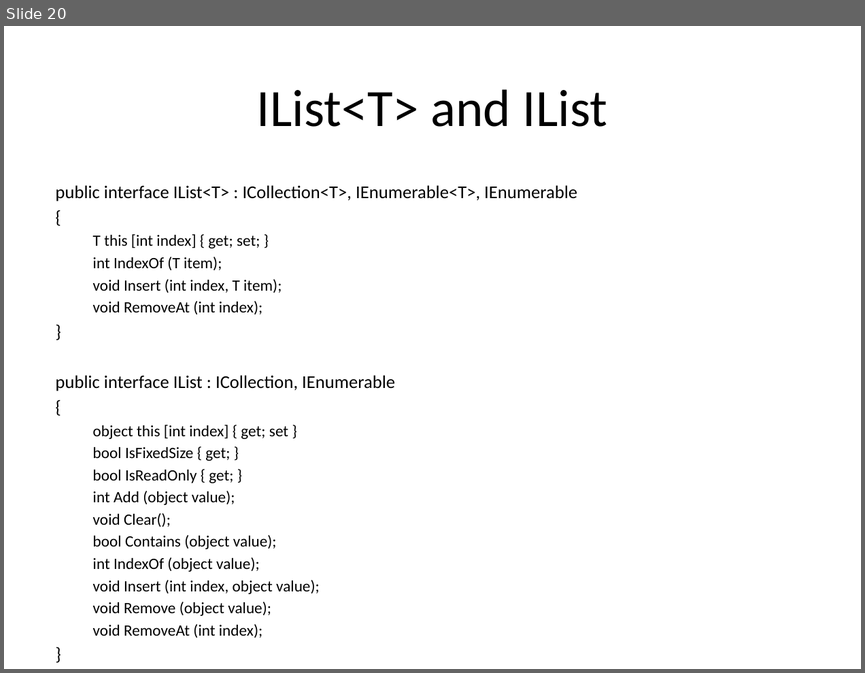
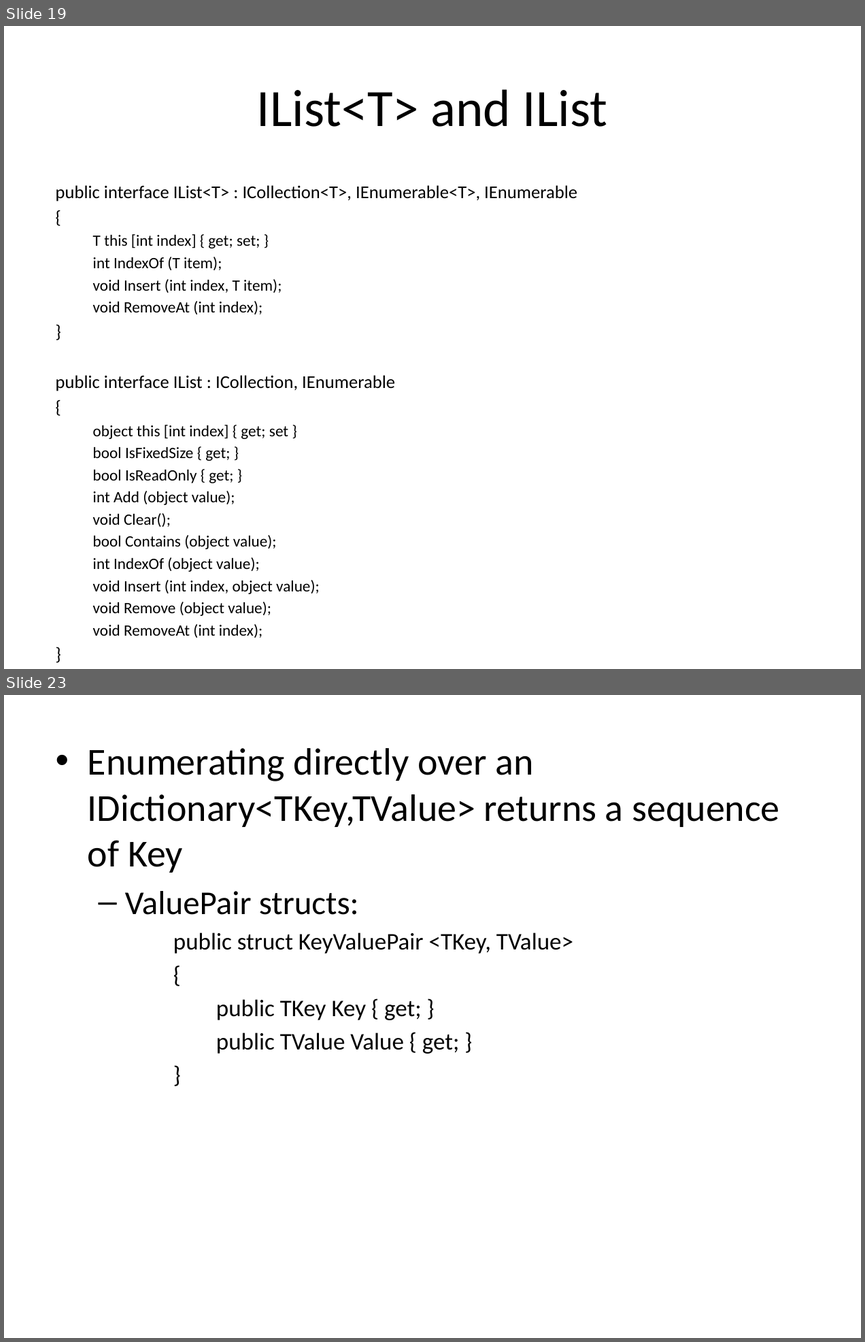
Before and after one commit to ctsxamarintraining/October15, a slide deck: Day6/Collections.pptx. Shown one above the other, each under a label of ours: slide 20 before the commit, slides 19 and 23 after it; the slides between them are not shown. The pictures are 865x673 and 865x1342 pixels, drawn with LibreOffice and Linux fonts; fonts in the diff are those of the drawing. Boxes give left, top, right and bottom in pixels: in the first picture for what was removed or moved away, otherwise in the second. Text is boxed around its words. In the diff, an @@ line names an element or a change of style, - is before the commit and + after.

```diff
--- a/Day6/Collections.pptx
+++ b/Day6/Collections.pptx
@@ slide 23 added at [4,695,861,1338], background #FFFFFF @@
@@ text added at [88,748,779,1053], 20 pt, text #000000 @@
+• Enumerating directly over an IDictionary<TKey,TValue> returns a sequence of Key
+  – ValuePair structs:
+      public struct KeyValuePair <TKey, TValue>
+      {
+        public TKey Key { get; }
+        public TValue Value { get; }
+      }
@@ what was slide 20 is now slide 19 @@
```
Also in this commit, not shown: 6 other slides added, 1 other file.
